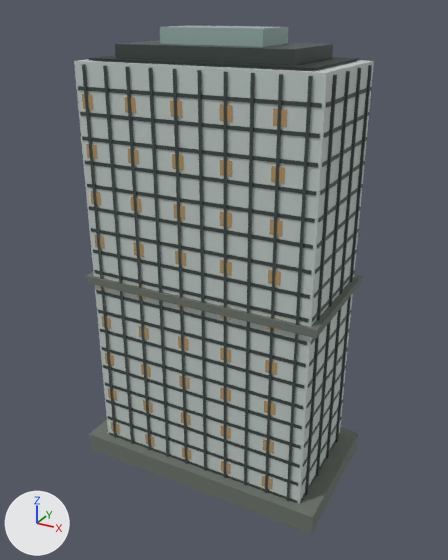
Before and after pictures for a commit that changed the Blender file landmarks/assets/xunlei-tower.blend.
Before and after are seen from a 50 mm camera at (81.4, -142.1, 130.3) aimed at (4.0, -1.4, 59.9). The axes (+X, +Y, +Z) are drawn at lower left. The lights are the same throughout. The first picture is the older version.

Names of what the first picture shows: 'crown_screen', 'crown_step', 'envelope', 'fins', 'floor_bands', 'night_windows', 'podium', 'refuge_belt', 'roof_deck'.
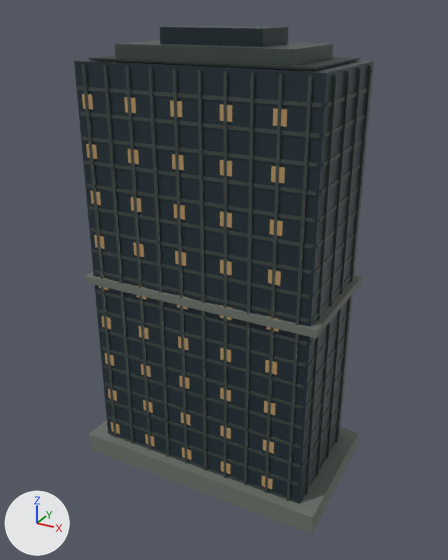
What changed in the scene script:
```text
Change mat_glass:
    mat_glass.base_color: (0.558, 0.631, 0.604) -> (0.0176, 0.0343, 0.0452)  # light grey #c5d0cc -> dark blue #24343c
Change mat_glass_alt:
    mat_glass_alt.base_color: (0.342, 0.468, 0.434) -> (0.0116, 0.0252, 0.0343)  # grey #9eb6b0 -> dark blue #1c2c34
```

Changed parts and their boxes [x1, y1, x2, y2] in the pictures (448 x 560 px):
'envelope', recoloured (light grey to dark blue)
    both: [74, 59, 374, 504]
'crown_screen', recoloured (darker)
    both: [160, 26, 288, 47]
